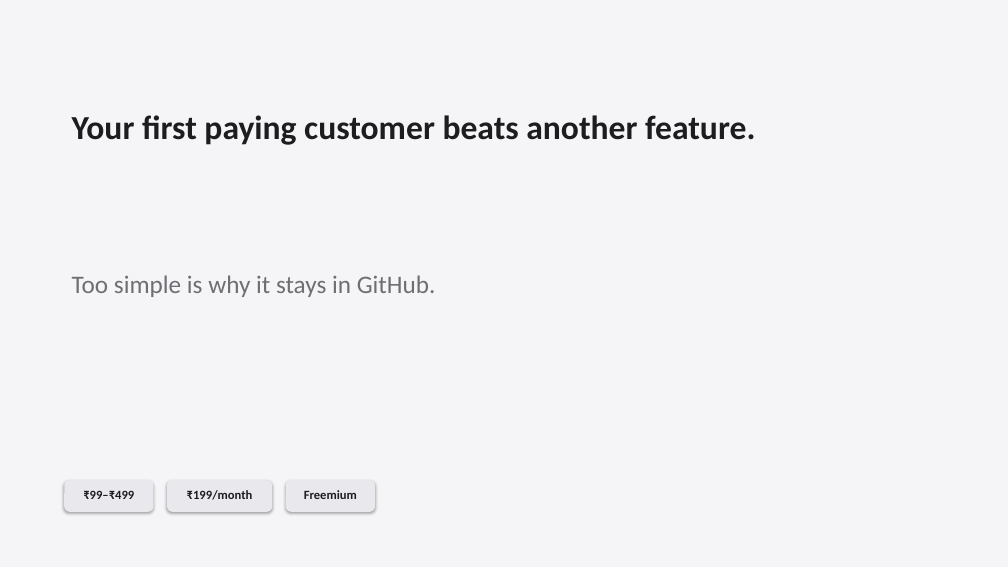
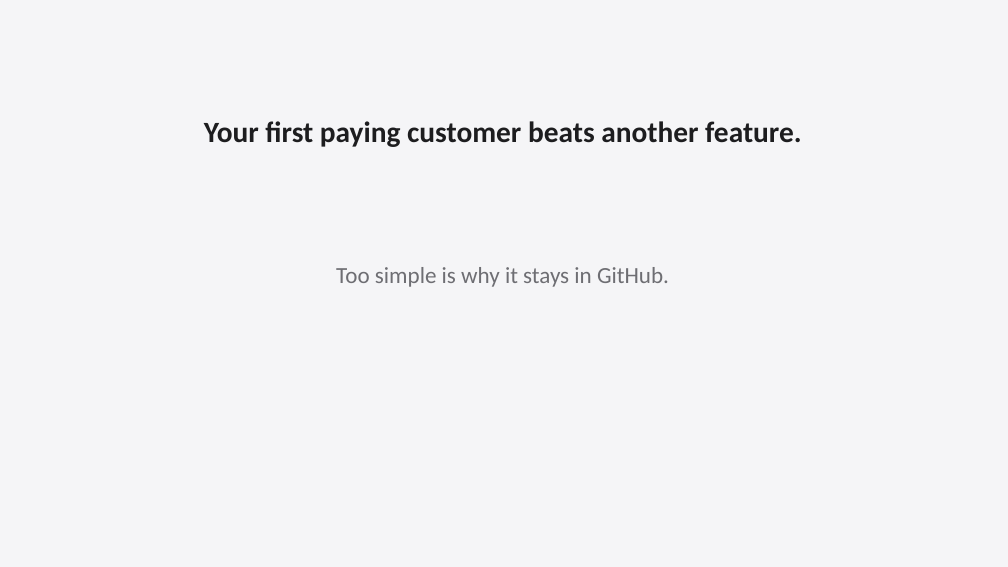
Before and after one commit to shangeethsivan/shangeethsivan.github.io, a slide deck: slide 11 of talks/shipaton-kug-chennai-2026/shipaton-kug-chennai-2026.pptx (slide 4 before the commit). Drawn at 1008x567 pixels with LibreOffice and Linux fonts; fonts in the diff are those of the drawing. Boxes give left, top, right and bottom in pixels: in the first picture for what was removed or moved away, otherwise in the second. Text is boxed around its words. In the diff, an @@ line names an element or a change of style, - is before the commit and + after.

```diff
--- a/talks/shipaton-kug-chennai-2026/shipaton-kug-chennai-2026.pptx
+++ b/talks/shipaton-kug-chennai-2026/shipaton-kug-chennai-2026.pptx
@@ text "Your first paying customer beats ...": place and size @@
-text "Your first paying customer beats ..." at (72,115,755,145)
+text "Your first paying customer beats ..." at (204,121,801,147)
@@ text "Your first paying customer beats ..." at (204,121,801,147): size 32 to 28 pt; alignment left to centre @@
@@ text "Too simple is why it ...": place and size @@
-text "Too simple is why it ..." at (72,275,436,297)
+text "Too simple is why it ..." at (336,267,669,287)
@@ text "Too simple is why it ..." at (336,267,669,287): size 24 to 22 pt; alignment left to centre @@
@@ rounded rectangle removed at (64,480,154,512) @@
@@ text removed at (83,490,134,499) @@
-₹99–₹499
@@ rounded rectangle removed at (167,480,272,512) @@
@@ text removed at (187,490,253,500) @@
-₹199/month
@@ rounded rectangle removed at (286,480,375,512) @@
@@ text removed at (304,490,357,499) @@
-Freemium
```
Also in this commit, not shown: 8 other slides changed, 8 slides added, 4 other files.
